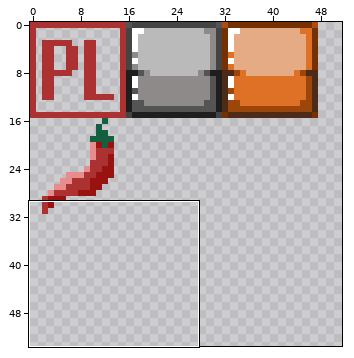
Pixel-art file, stored at Spiceholic2025/App/stage/tileset.aseprite. The first picture is a wide view before the edit; the outline marks the close-up.
Close-up. Earlier state:
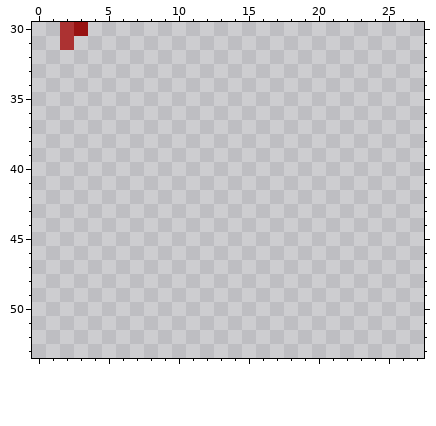
128x128 pixels, 1 frame. Shown: x 0..27, y 30..53. The wide view leaves out empty margins.
The same view after the edit:
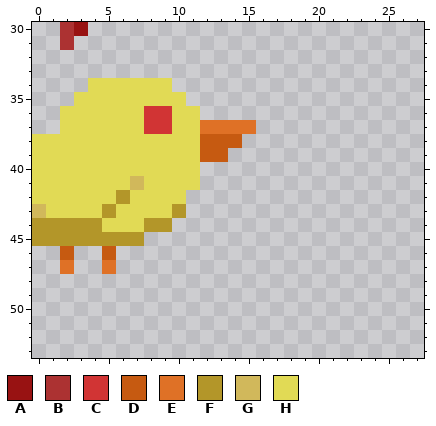
Palette (. is transparent): A #981212  B #ac3232  C #d13434  D #c65a11  E #df7126  F #b39629  G #d1b85b  H #e1da55
Edits made:
y 34: x 4..9 ...... -> HHHHHH
y 35: x 3..10 ........ -> HHHHHHHH
y 36: x 2..11 .......... -> HHHHHHCCHH
y 37: x 2..15 .............. -> HHHHHHCCHHEEEE
y 38: x 0..14 ............... -> HHHHHHHHHHHHDDD
y 39: x 0..13 .............. -> HHHHHHHHHHHHDD
y 40: x 0..11 ............ -> HHHHHHHHHHHH
y 41: x 0..11 ............ -> HHHHHHHGHHHH
y 42: x 0..10 ........... -> HHHHHHFHHHH
y 43: x 0..10 ........... -> GHHHHFHHHHF
y 44: x 0..9 .......... -> FFFFFHHHFF
y 45: x 0..7 ........ -> FFFFFFFF
y 46: x 2 . -> D; x 5 . -> D
y 47: x 2 . -> E; x 5 . -> E
Where, in picture pixels (left, top, right, bottom), the same in both close-ups:
added: (32, 78, 256, 274)
